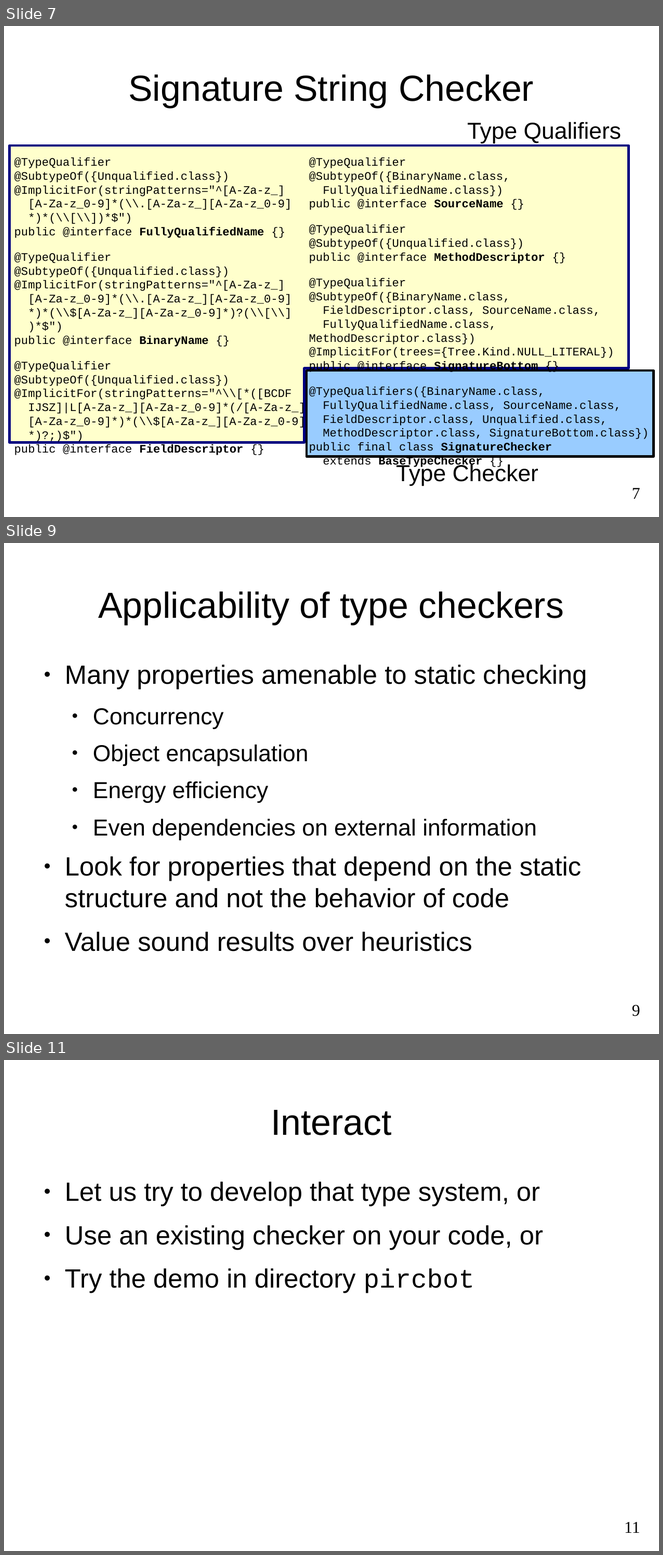
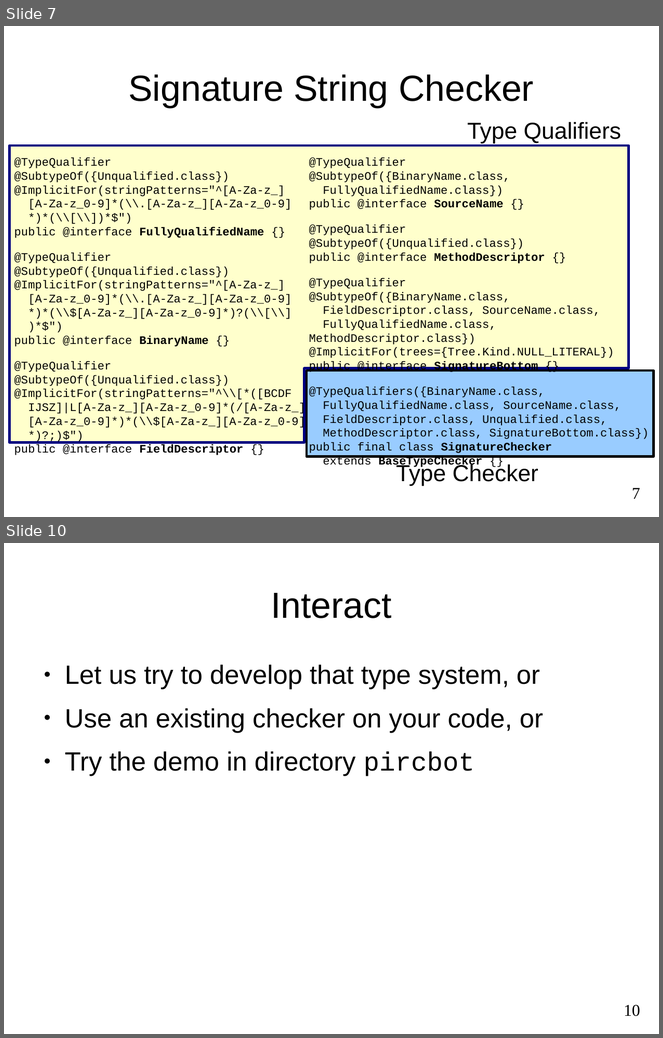
Before and after one commit to reprogrammer/checker-framework, a slide deck: demos/2011-OSBridge/usage.odp. Shown one above the other, each under a label of ours: slides 7, 9 and 11 before the commit, slides 7 and 10 after it; the slides between them are not shown. The pictures are 663x1555 and 663x1038 pixels, drawn with LibreOffice and Linux fonts; fonts in the diff are those of the drawing. Boxes give left, top, right and bottom in pixels: in the first picture for what was removed or moved away, otherwise in the second. Text is boxed around its words. In the diff, an @@ line names an element or a change of style, - is before the commit and + after.

```diff
--- a/demos/2011-OSBridge/usage.odp
+++ b/demos/2011-OSBridge/usage.odp
@@ slide 9 removed at [4, 543, 659, 1034], background #FFFFFF @@
@@ title removed at [98, 591, 564, 625] @@
-Applicability of type checkers
@@ text removed at [65, 665, 587, 952] @@
-● Many properties amenable to static checking
-  ● Concurrency
-  ● Object encapsulation
-  ● Energy efficiency
-  ● Even dependencies on external information
-● Look for properties that depend on the static structure and not the behavior of code
-● Value sound results over heuristics
@@ page number removed at [632, 1005, 640, 1017] @@
-9
@@ what was slide 11 is now slide 10 @@
@@ page number at [624, 1005, 640, 1017]: text changed @@
-11
+10
```
Also in this commit, not shown: 4 slides changed, 1 slide added, 1 other slide removed, 2 other files.
